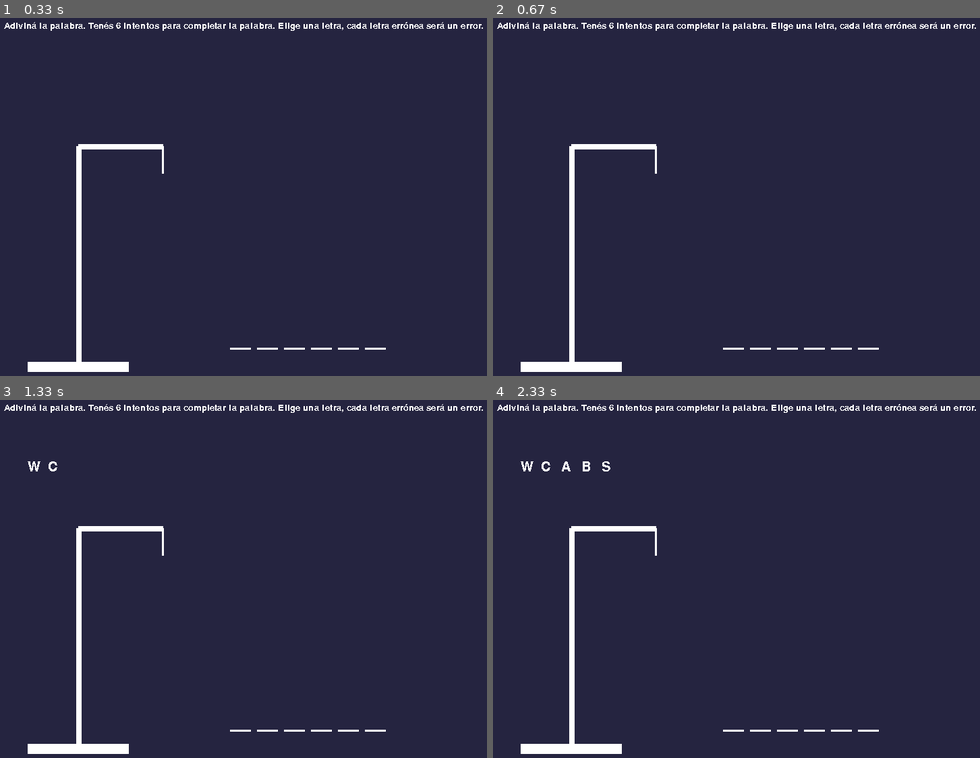
Above: before the commit, frames 1-4 (two rows, left to right).
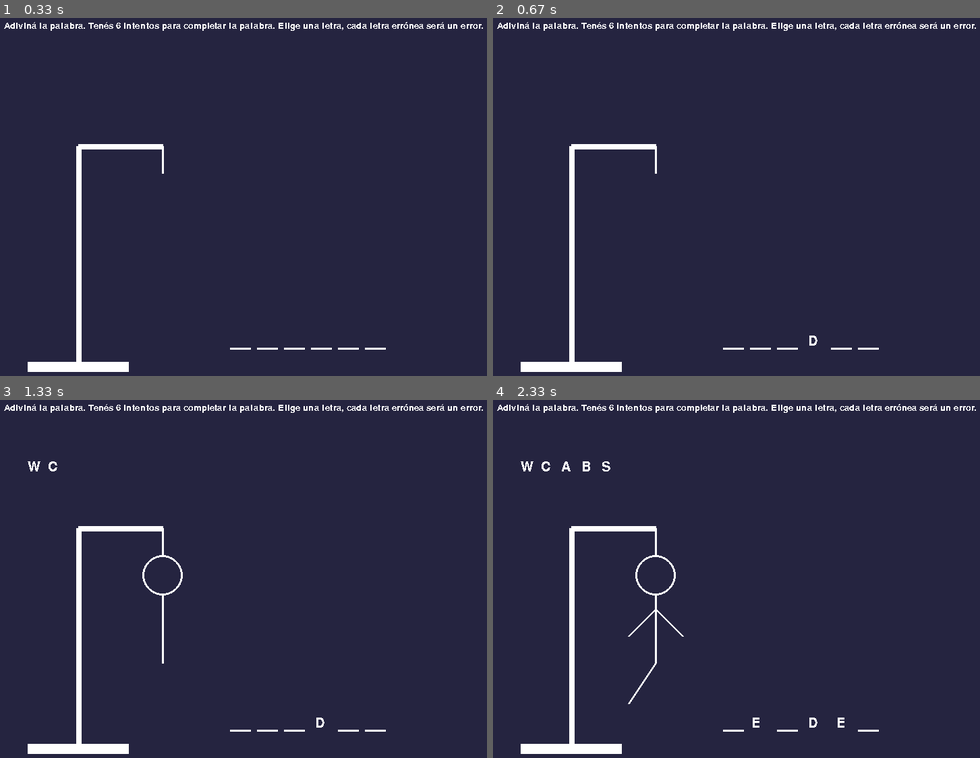
Above: after the commit, the same moments.

Repository: JuanSanchezKZ/Parcial_PyGame_RocketLeague
Game: pygame game, started from main.py
Two runs of this game, one before a commit and one after it. Both use one fixed random seed, a clock stepped at 60 frames per second and the inputs below.
Inputs:
- Up to frame 1 (0.33 s): no input
- Up to frame 2 (0.67 s): hold D from 0.33 s (still down)
- Up to frame 3 (1.33 s): release D at 0.8 s; hold W 0.83-1.13 s; tap C at 0.98 s; hold D from 1.17 s (still down); tap E at 1.32 s
- Up to frame 4 (2.33 s): release D at 1.63 s; hold A 1.67-2.2 s; tap B at 1.82 s; hold S from 2.23 s (still down)

Frame 1 is identical in both runs. In frame 2, less than 0.1% of the frame differs, in the area x 63-69%, y 88-93%; in frame 3, 0.3%; in frame 4, 0.5%, in the area x 27-74%, y 43-93%.

Commit message:
agregado logica lineas

Diff:
--- a/funciones.py
+++ b/funciones.py
@@ -53,8 +53,7 @@
 # ----------------- DIBUJAR ESTRUCTURA DEL AHORCADO -----------------
 def dibujar_estructura():
 
-        # Base más chica (cerca del borde izquierdo)
-    pygame.draw.rect(pantalla, BLANCO, (50, 520, 150, 15))  # base al borde
+    pygame.draw.rect(pantalla, BLANCO, (50, 520, 150, 15))  # base
 
     # Palo vertical
     pygame.draw.line(pantalla, BLANCO, (125, 520), (125, 200), 8)
@@ -87,19 +86,23 @@
     if errores >= 6:
         pygame.draw.line(pantalla, BLANCO, (250, 400), (290, 460), 3)
 
+def dibujar_lineas_o_texto(letras_correctas):
+    for i, caracter in enumerate(letras_correctas):
+        if caracter == "":
+            pygame.draw.line(pantalla, BLANCO, (350 + i * 40, 500), (380 + i * 40, 500), 3)
+        else:
+            mostrar_texto(caracter, 350 + i * 42, 480, BLANCO, 30)
+
+
+
 # ----------------- DIBUJAR JUEGO EN PANTALLA -----------------
-def dibujar_juego(palabra, letras_adivinadas, errores):
+def dibujar_juego(palabra, letras_adivinadas, errores, letras_correctas):
     # Llenar fondo, mostrar palabra oculta, letras ingresadas y dibujar estructura y cuerpo
     pantalla.fill(AZUL)
 
-    guiones = []
-
-    for i, caracter in enumerate(palabra):
-
-        guiones.append(pygame.draw.line(pantalla, BLANCO, (350 + i * 40, 500), (380 + i * 40, 500), 3))
-
     mostrar_texto(descripcion, 15, 15, BLANCO, 20)
 
+    dibujar_lineas_o_texto(letras_correctas)
 
     dibujar_cuerpo(errores)
 
--- a/main.py
+++ b/main.py
@@ -76,6 +76,11 @@
 
     letras_adivinadas = []
 
+    letras_correctas = []
+
+    for x in palabra_random:
+        letras_correctas.append("")
+
     errores = 0
 
 
@@ -91,16 +96,18 @@
             elif event.type == pygame.KEYDOWN:
                 if event.key in keys:
                     letra = keys[event.key].upper()
-                    resultado = verificar_letra(letra, palabra_random, letras_adivinadas)
                     if letra not in letras_adivinadas:
+                        resultado = verificar_letra(letra, palabra_random, letras_adivinadas)
                         if not resultado:
                             errores += 1
                             dibujar_cuerpo(errores)
+                        else:
+                            for i, x in enumerate(palabra_random):
+                                if letra == x:
+                                    letras_correctas[i] = palabra_random[i]
 
 
-
-
-        dibujar_juego(palabra_random, letras_adivinadas, errores)
+        dibujar_juego(palabra_random, letras_adivinadas, errores, letras_correctas)
 
         for i, palabra in enumerate(letras_adivinadas):
             mostrar_texto(palabra, 50 + i * 30, 100, BLANCO, 30)
